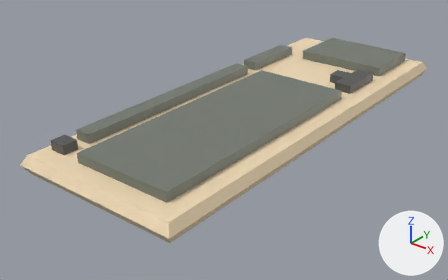
An edit to the FBX model Assets/FBX/keyboardOld.fbx, drawn before and after from the same camera.
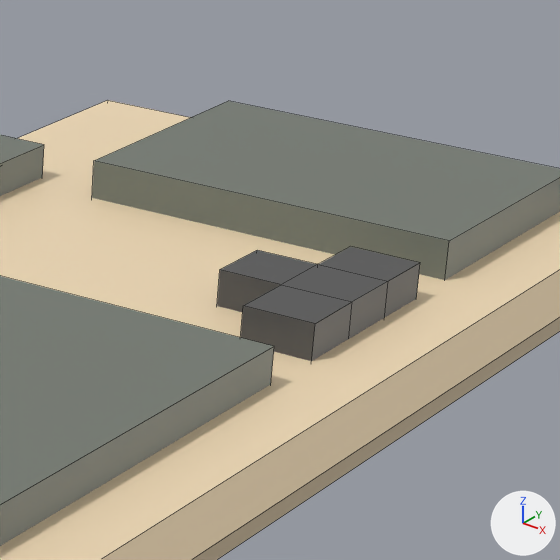
There are two pictures of each version: one whole from a camera (50 mm lens) standing at (1.538, -2.182, 1.128) and looking at (-0.082, -0.158, -0.127), one close up on the part from 63% to 90% of the width and 6% to 49% of the height. Arrows for +X, +Y and +Z are at lower right; the lights stay in place. The close-ups show mesh edges as thin lines. Where no turn or scale is listed for an object, it has been applied to the vertices.

Before the edit, the objects in view are built like this:
```python
me_cube_002 = bpy.data.meshes.new('Cube.002')
me_cube_002.from_pydata(...)  # a box spanning x -0.228..0.228, y -0.158..0.158, z -0.039..0.039
me_cube_002.materials.append(mat_material_003)  # grey #747a71
me_cube_003 = bpy.data.meshes.new('Cube.003')
me_cube_003.from_pydata(...)  # 20 vertices, 18 faces; spans x -0.115..0.042, y -0.117..0.117, z -0.039..0.039
me_cube_003.materials.append(mat_material_002)  # dark grey #555555
me_cube_006 = bpy.data.meshes.new('Cube.006')
me_cube_006.from_pydata(...)  # a box spanning x -0.037..0.037, y -0.174..0.174, z -0.039..0.039
me_cube_006.materials.append(mat_material_004)  # grey #747a71
ob_cros = bpy.data.objects.new('Cros', me_cube_003)
ob_cros.location = (0.246, 0.453, 0.042)
ob_numepud = bpy.data.objects.new('NumePud', me_cube_002)
ob_numepud.location = (0.058, 0.801, 0.046)
ob_top_002 = bpy.data.objects.new('Top.002', me_cube_006)
ob_top_002.location = (-0.296, 0.498, 0.042)
# also in view: 'Boody' at (0.0, 0.0, 0.0); 'Main' at (0.058, -0.333, 0.042)
```
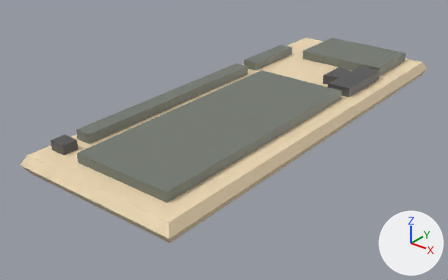
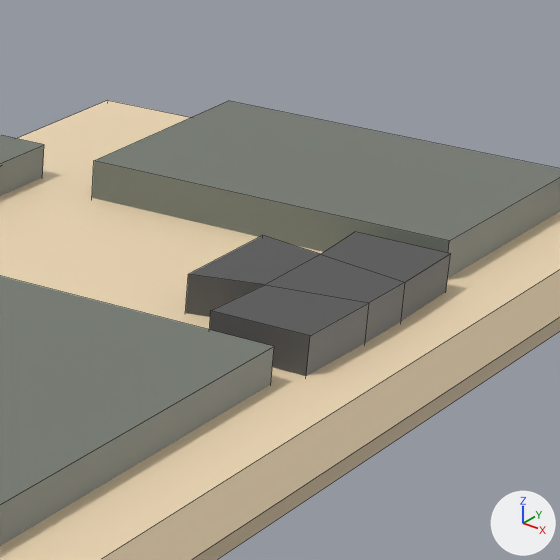
What changed in the scene script:
```text
Change me_cube_003:
    used by ob_cros; location = (0.246, 0.453, 0.042)
    remove me_cube_003.from_pydata(...)  # 20 vertices, 18 faces; spans x -0.115..0.042, y -0.117..0.117, z -0.039..0.039
    add me_cube_003.from_pydata(...)  # 40 vertices, 36 faces; spans x -0.131..0.06, y -0.157..0.157, z -0.043..0.043
    me_cube_003 part 1: a new loose piece of 20 vertices spanning x -0.131..0.06, y -0.157..0.157, z -0.043..0.043, in mat_material_002 (dark grey #555555)
```

What differs and where, as boxes (x1, y1, x2, y2) in the close-ups (560 x 560 px):
'Cros', reshaped (30% wider, 26% taller)
    before: (217, 247, 420, 361)
    after: (185, 232, 450, 376)
part 1 of me_cube_003, added
    after: (185, 232, 450, 376)
